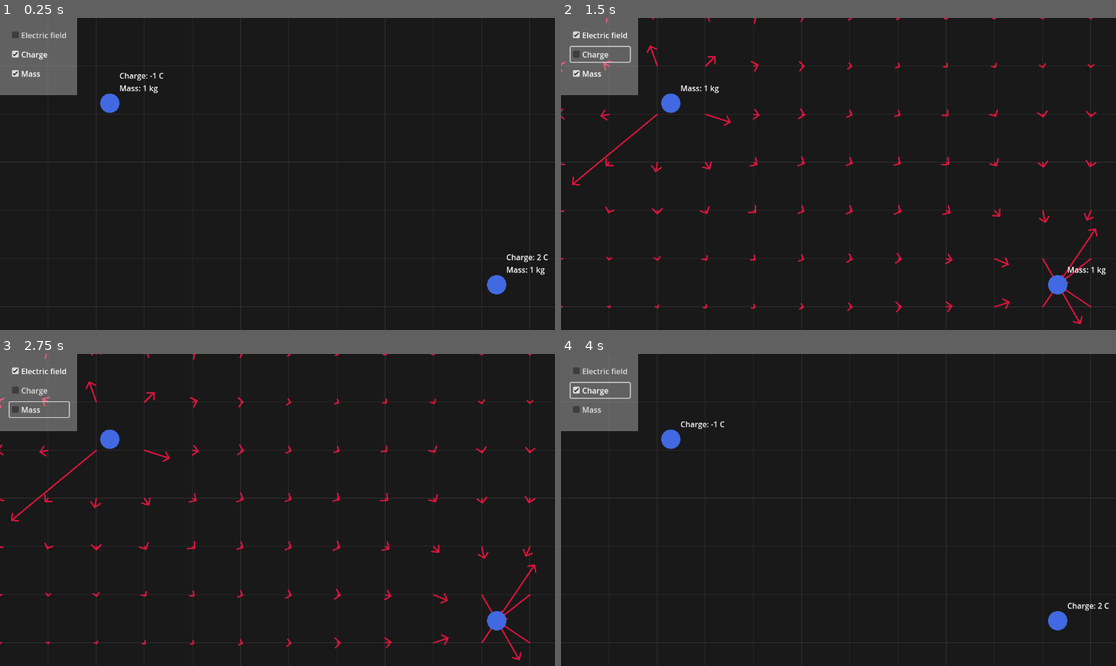
Above: before the commit, frames 1-4 (two rows, left to right).
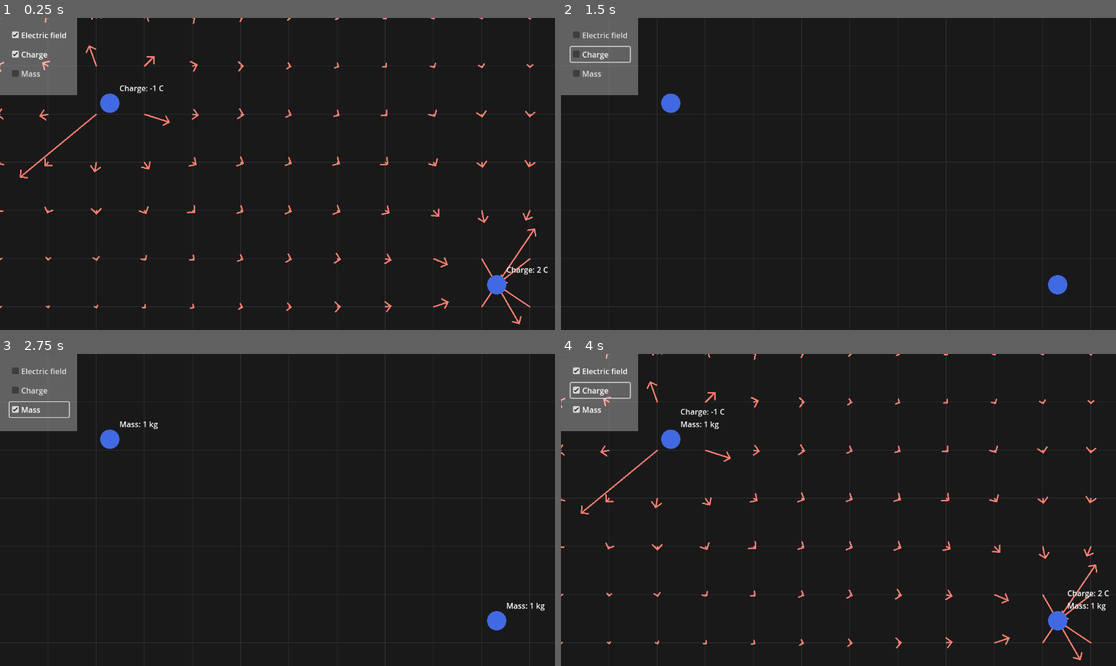
Above: after the commit, the same moments.

Repository: itsRed-v2/Godot-Fields
Game: Godot game, scene res://main.tscn
Same seed, same stepped clock (60 frames per second), same inputs: the game is played once before the commit and once after it.
Inputs:
- Up to frame 1 (0.25 s): no input
- Up to frame 2 (1.5 s): click "Electric field" at 0.5 s; click "Charge" at 1.25 s
- Up to frame 3 (2.75 s): click "Mass" at 2 s
- Up to frame 4 (4 s): click "Electric field" at 2.75 s; click "Charge" at 3.5 s

The runs differ from the first frame. In frame 1, 1.9% of the frame differs, in the area x 0-99%, y 0-99%; in frame 2, 1.7%; in frame 3, 1.7%; in frame 4, 1.9%.

Commit message:
better very large vectors

Diff:
--- a/Arrow.gd
+++ b/Arrow.gd
@@ -1,12 +1,15 @@
-@tool
 extends Sprite2D
 
+@export
 var vector = Vector2.UP;
 
-var color = Color.CRIMSON;
-var draw_scale = 30;
-var line_width = 3;
-var arrow_arms_length = 10;
+const base_color = Color.SALMON;
+const streched_color = Color.CRIMSON;
+const draw_scale = 30;
+const line_width = 3;
+const arrow_arms_length = 10;
+const size_treshold = 200;
+const streched_treshold = 300;
 
 func _process(_delta):
 	queue_redraw();
@@ -15,11 +18,24 @@
 	if not Global.draw_electrostatic_field:
 		return
 
+	# Adjusting the length
 	var length = vector.length() * draw_scale;
+	if (length > size_treshold):
+		length = size_treshold - 1 + sqrt(length - size_treshold + 1);
 
+	# If the vector is very small, draw a smaller arrow
 	var effective_arrow_arms_length = arrow_arms_length;
 	if length * 2 < arrow_arms_length:
 		effective_arrow_arms_length = length * 2;
+
+	# If the vector is very big, adjust the color
+	var color = base_color;
+	if length > size_treshold:
+		var weight = remap(length, size_treshold, streched_treshold, 0, 1);
+		weight = clamp(weight, 0, 1);
+		color = color.lerp(streched_color, weight);
+
+	# Drawing the Arrow
 
 	var tipPoint = Vector2.UP * length;
 	var arrow_end_left = tipPoint + Vector2(-effective_arrow_arms_length, effective_arrow_arms_length);
--- a/Background.gd
+++ b/Background.gd
@@ -1,4 +1,3 @@
-@tool
 extends Node2D
 
 @export var bg = Color(0.1, 0.1, 0.1);
--- a/ElectricField.gd
+++ b/ElectricField.gd
@@ -27,8 +27,8 @@
 
 	for e in entities.get_children():
 		var diff: Vector2 = e.position - point;
-		var distance = diff.length() / 100; # 1m = 100px
-		var field_value = e.charge / (distance * distance);
+		var distance_squared = diff.length_squared() / (100 * 100); # 1m = 100px
+		var field_value = e.charge / distance_squared;
 		field += field_value * diff.normalized();
 
 	return field;
--- a/arrow.tscn
+++ b/arrow.tscn
@@ -3,5 +3,4 @@
 [ext_resource type="Script" path="res://Arrow.gd" id="1_ojk4k"]
 
 [node name="Sprite2D" type="Sprite2D"]
-rotation = 0.785398
 script = ExtResource("1_ojk4k")
--- a/global.gd
+++ b/global.gd
@@ -1,5 +1,5 @@
 extends Node
 
-var draw_electrostatic_field = false;
+var draw_electrostatic_field = true;
 var show_charge = true;
-var show_mass = true;
+var show_mass = false;
